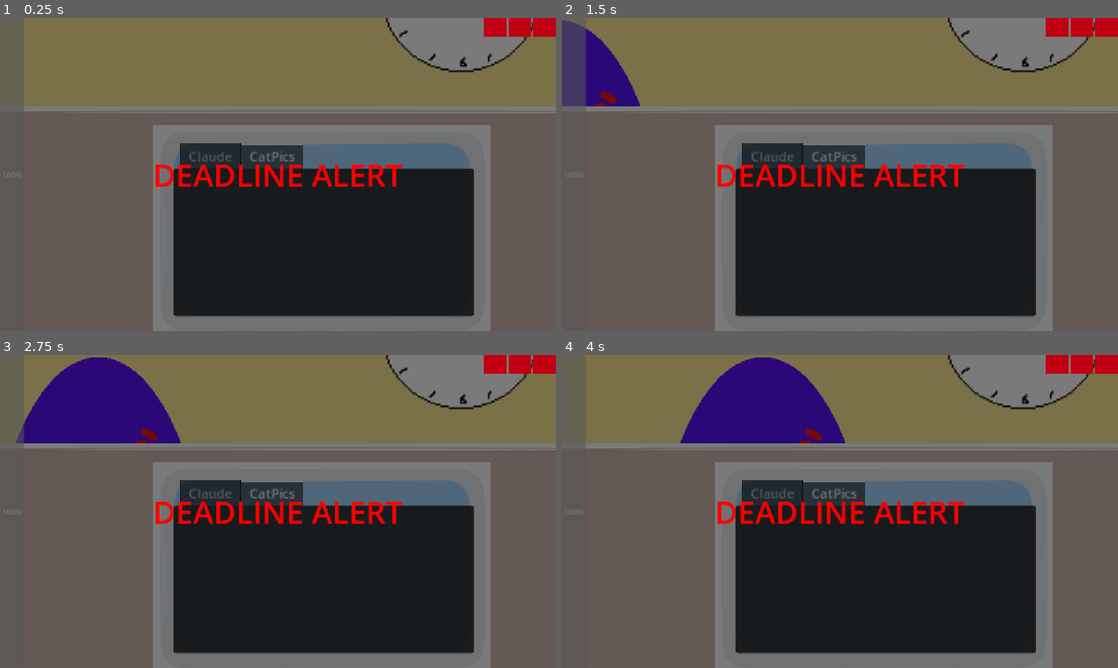
Above: before the commit, frames 1-4 (two rows, left to right).
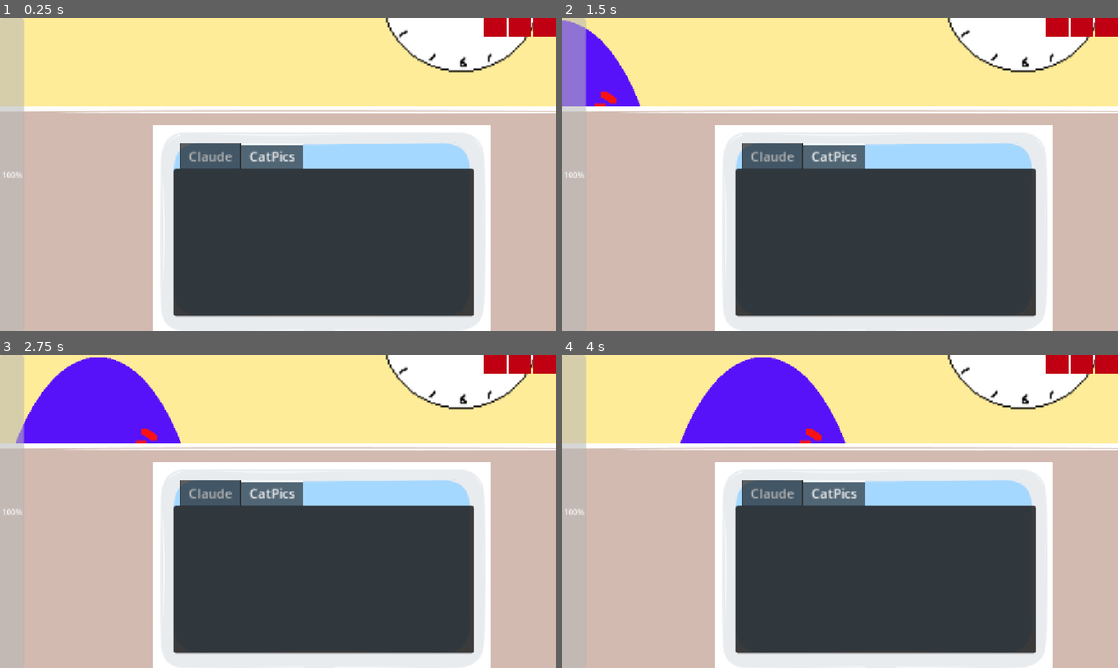
Above: after the commit, the same moments.

Repository: natleahh/gmtk-jam-2026
Game: Godot game, scene res://prototypes/ADHDHell/main.tscn
Two runs of this game, one before a commit and one after it. Both use one fixed random seed, a clock stepped at 60 frames per second and the inputs below. The project has no main scene, so this scene is started directly.
Inputs (mouse positions are in pixels of both pictures, inside the frame that each line leads up to):
- Up to frame 1 (0.25 s): no input
- Up to frame 2 (1.5 s): tap Enter at 0.5 s; move the mouse to (962, 158) at 0.52 s; move the mouse to (728, 190) at 1.27 s
- Up to frame 3 (2.75 s): move the mouse to (333, 442) at 2.02 s
- Up to frame 4 (4 s): move the mouse to (812, 574) at 2.77 s; move the mouse to (1006, 558) at 3.52 s

The runs differ from the first frame. In frame 1, 99% of the frame differs, in the area x 0-100%, y 0-100%; in frame 2, 99%; in frame 3, 99%; in frame 4, 99%.

Commit message:
Add game restart system

Diff:
--- a/prototypes/ADHDHell/hud.gd
+++ b/prototypes/ADHDHell/hud.gd
@@ -16,6 +16,8 @@
 		color_rect_2,
 		color_rect_3,
 ]
+
+@export var restart_control: VBoxContainer
 @export var deadline_alert: Label
 @export var audio_stream_player: AudioStreamPlayer
 
@@ -32,8 +34,8 @@
 
 func game_over(text: String, sound: bool):
 	deadline_alert.text = text
-	deadline_alert.visible = true
 	game_over_screen.visible = true
 	visible = true
 	if sound:
 		audio_stream_player.play()
+	pass
--- a/prototypes/ADHDHell/main.gd
+++ b/prototypes/ADHDHell/main.gd
@@ -19,4 +19,6 @@
 	else:
 		game_over_text = "GAME OVER: OH NO, WE MISSED THE EOQ (End of Quarter) DEALINE :("
 	hud.game_over(game_over_text, dopamine_system.level > 0)
-	process_mode = Node.PROCESS_MODE_DISABLED
+
+func _on_button_pressed() -> void:
+	get_tree().reload_current_scene()
--- a/prototypes/ADHDHell/main.tscn
+++ b/prototypes/ADHDHell/main.tscn
@@ -21,7 +21,7 @@
 hud = NodePath("CharacterController/Camera2D/HUD")
 clock = NodePath("Wall/Clock")
 okr_timer = NodePath("OKRTimer")
-deadline_alert = NodePath("CharacterController/Camera2D/HUD/GameOverScreen/Deadline Alert")
+deadline_alert = NodePath("CharacterController/Camera2D/HUD/GameOverScreen/RestartControl/Deadline Alert")
 
 [node name="BehaviourTrackerSystem" type="Node" parent="." unique_id=1246224387]
 script = ExtResource("2_s8r6p")
@@ -90,7 +90,7 @@
 drag_right_margin = 0.5
 drag_bottom_margin = 0.5
 
-[node name="HUD" type="CanvasLayer" parent="CharacterControl …(155 unchanged characters)… ct_1", "color_rect_2", "color_rect_3", "deadline_alert", "audio_stream_player")]
+[node name="HUD" type="CanvasLayer" parent="CharacterControl …(155 unchanged characters)… ct_1", "color_rect_2", "color_rect_3", "restart_control", "deadline_alert", "audio_stream_player")]
 follow_viewport_scale = 0.001
 script = ExtResource("6_0l71j")
 main = NodePath("../../..")
@@ -101,8 +101,9 @@
 color_rect_1 = NodePath("Control/HBoxContainer/ColorRect1")
 color_rect_2 = NodePath("Control/HBoxContainer/ColorRect2")
 color_rect_3 = NodePath("Control/HBoxContainer/ColorRect3")
-deadline_alert = NodePath("GameOverScreen/Deadline Alert")
-audio_stream_player = NodePath("GameOverScreen/Deadline Alert/DeadlineSound")
+restart_control = NodePath("GameOverScreen/RestartControl")
+deadline_alert = NodePath("GameOverScreen/RestartControl/Deadline Alert")
+audio_stream_player = NodePath("GameOverScreen/RestartControl/Deadline Alert/DeadlineSound")
 
 [node name="ProgressBar" type="ProgressBar" parent="CharacterController/Camera2D/HUD" unique_id=616730029]
 anchors_preset = 9
@@ -114,14 +115,16 @@
 fill_mode = 3
 
 [node name="GameOverScreen" type="ColorRect" parent="CharacterController/Camera2D/HUD" unique_id=1143214843]
+visible = false
 anchors_preset = 15
 anchor_right = 1.0
 anchor_bottom = 1.0
 grow_horizontal = 2
 grow_vertical = 2
+mouse_filter = 2
 color = Color(0, 0, 0, 0.52156866)
 
-[node name="Deadline Alert" type="Label" parent="CharacterController/Camera2D/HUD/GameOverScreen" unique_id=1710389741]
+[node name="RestartControl" type="VBoxContainer" parent="CharacterController/Camera2D/HUD/GameOverScreen" unique_id=802109259]
 layout_mode = 1
 anchors_preset = 8
 anchor_left = 0.5
@@ -134,14 +137,32 @@
 offset_bottom = 44.0
 grow_horizontal = 2
 grow_vertical = 2
+
+[node name="Deadline Alert" type="Label" parent="CharacterController/Camera2D/HUD/GameOverScreen/RestartControl" unique_id=1710389741]
+layout_mode = 2
 theme_override_colors/font_color = Color(1, 0, 0, 1)
 theme_override_font_sizes/font_size = 64
 text = "DEADLINE ALERT"
 horizontal_alignment = 1
 vertical_alignment = 1
 
-[node name="DeadlineSound" type="AudioStreamPlayer" parent="CharacterController/Camera2D/HUD/GameOverScreen/Deadline Alert" unique_id=1627249281]
+[node name="DeadlineSound" type="AudioStreamPlayer" parent="CharacterController/Camera2D/HUD/GameOverScreen/RestartControl/Deadline Alert" unique_id=1627249281]
 stream = ExtResource("11_w1o0w")
+
+[node name="Button" type="Button" parent="CharacterController/Camera2D/HUD/GameOverScreen/RestartControl" unique_id=2054822129]
+layout_mode = 2
+text = "Restart?"
+
+[node name="ColorRect" type="ColorRect" parent="CharacterController/Camera2D/HUD/GameOverScreen/RestartControl/Button" unique_id=1718095054]
+z_index = -1
+layout_mode = 1
+anchors_preset = 15
+anchor_right = 1.0
+anchor_bottom = 1.0
+grow_horizontal = 2
+grow_vertical = 2
+mouse_filter = 1
+color = Color(0.22745098, 0.76862746, 0.1764706, 1)
 
 [node name="Control" type="Control" parent="CharacterController/Camera2D/HUD" unique_id=1094649383]
 layout_mode = 3
@@ -176,4 +197,5 @@
 size_flags_horizontal = 3
 color = Color(0.7520303, 0, 0.070110016, 1)
 
-[connection signal="timeout" from="OKRTimer" to="CharacterController/Camera2D/HUD/GameOverScreen/Deadline Alert" method="_on_okr_timer_timeout"]
+[connection signal="timeout" from="OKRTimer" to="CharacterController/Camera2D/HUD/GameOverScreen/RestartControl/Deadline Alert" method="_on_okr_timer_timeout"]
+[connection signal="pressed" from="CharacterController/Camera2D/HUD/GameOverScreen/RestartControl/Button" to="." method="_on_button_pressed"]
